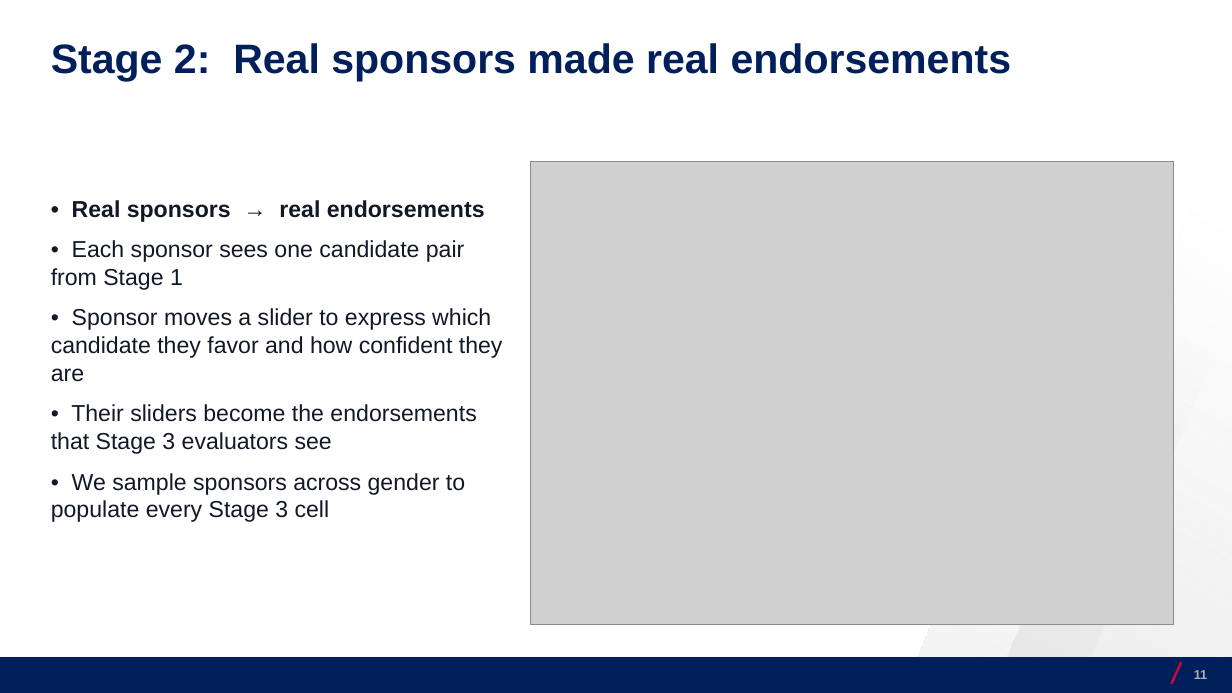
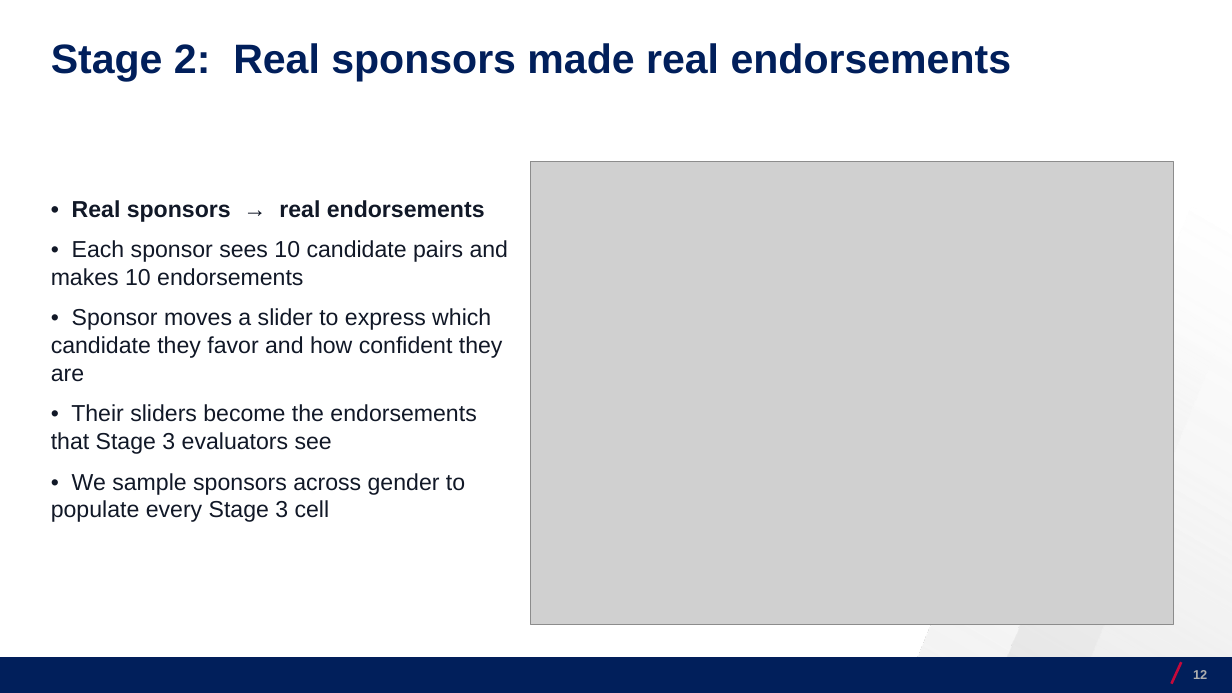
Before and after one commit to josecerv/sponsorship-network, a slide deck: slide 12 of docs/UChicago-0410.pptx (slide 11 before the commit). Drawn at 1232x693 pixels with LibreOffice and Linux fonts; fonts in the diff are those of the drawing; grey boxes stand for pictures; background and template pictures are left out. Boxes give left, top, right and bottom in pixels: in the first picture for what was removed or moved away, otherwise in the second. Text is boxed around its words. In the diff, an @@ line names an element or a change of style, - is before the commit and + after.

```diff
--- a/docs/UChicago-0410.pptx
+++ b/docs/UChicago-0410.pptx
@@ text at (51, 240, 509, 286): text changed @@
-• Each sponsor sees one candidate pair from Stage 1
+• Each sponsor sees 10 candidate pairs and makes 10 endorsements
@@ page number at (1193, 670, 1207, 679): text changed @@
-11
+12
```
Also in this commit, not shown: 5 other slides changed, 2 slides added, 4 other files.
